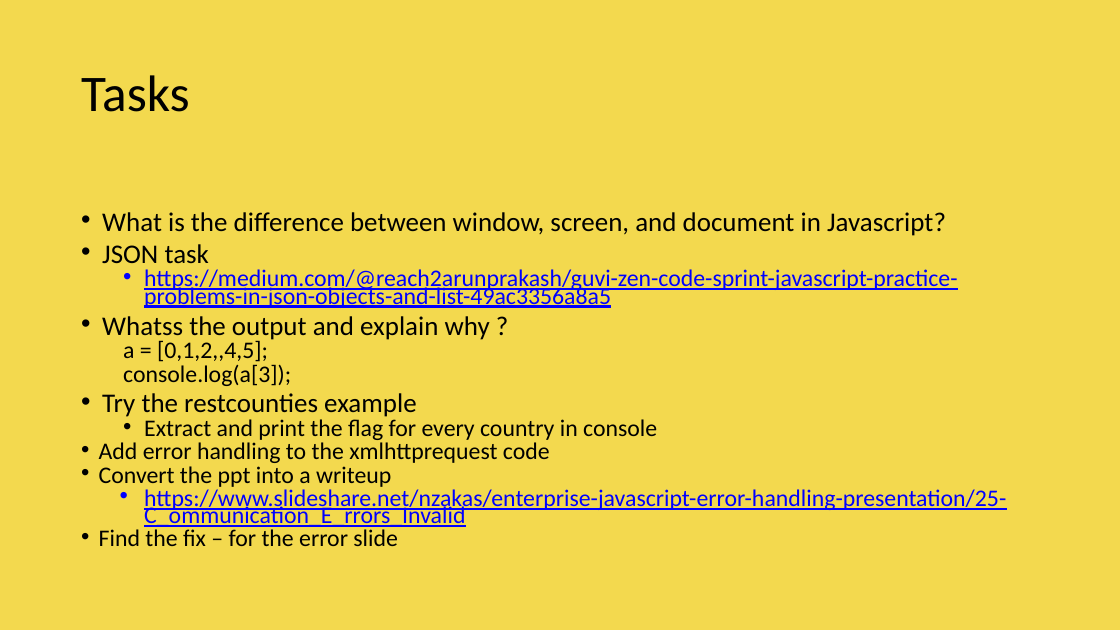
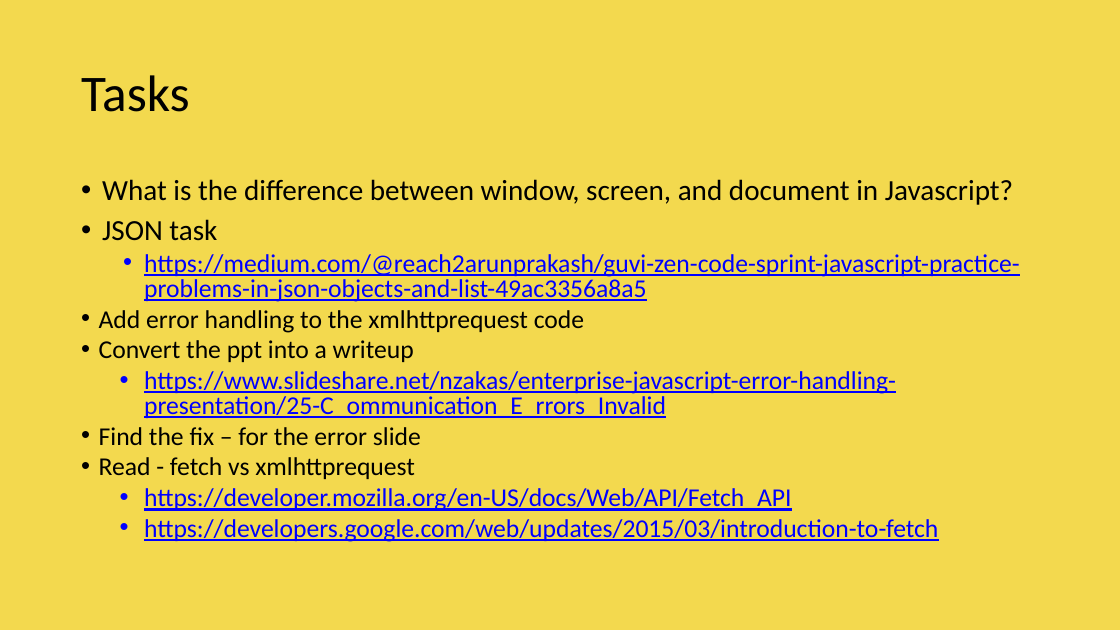
Before and after one commit to vishwanantha/javascript-101, a slide deck: slide 29 of ppt/001 - DataTypes.pptx. Drawn at 1120x630 pixels with LibreOffice and Linux fonts; fonts in the diff are those of the drawing; background and template pictures are left out. Boxes give left, top, right and bottom in pixels: in the first picture for what was removed or moved away, otherwise in the second. Text is boxed around its words. In the diff, an @@ line names an element or a change of style, - is before the commit and + after.

Commit message:
fetch

```diff
--- a/ppt/001 - DataTypes.pptx
+++ b/ppt/001 - DataTypes.pptx
@@ text "What is the difference between ...": place and size @@
-text "What is the difference between ..." at <box>99,212,1006,546</box>
+text "What is the difference between ..." at <box>99,179,1019,542</box>
@@ text at <box>99,179,1019,446</box>: size 23.1 to 25 pt in "What is the difference between window, screen, ...", "JSON task"; size 20.4 to 22 pt in "https://medium.com/@reach2arunprakash/guvi-zen-code-sprint-j ...", "Add error handling to the xmlhttprequest code", "Convert the ppt into a writeup", "https://www.slideshare.net/nzakas/enterprise-javascript-erro ..." and 1 more places; line spacing 0.61 to 0.81 @@
@@ text at <box>102,316,657,443</box>: paragraphs removed @@
-• Whatss the output and explain why ?
-  a = [0,1,2,,4,5];
-  console.log(a[3]);
-• Try the restcounties example
-  • Extract and print the flag for every country in console
@@ text at <box>99,457,938,542</box>: paragraphs added @@
+• Read - fetch vs xmlhttprequest
+  • https://developer.mozilla.org/en-US/docs/Web/API/Fetch_API
+  • https://developers.google.com/web/updates/2015/03/introduction-to-fetch
```
